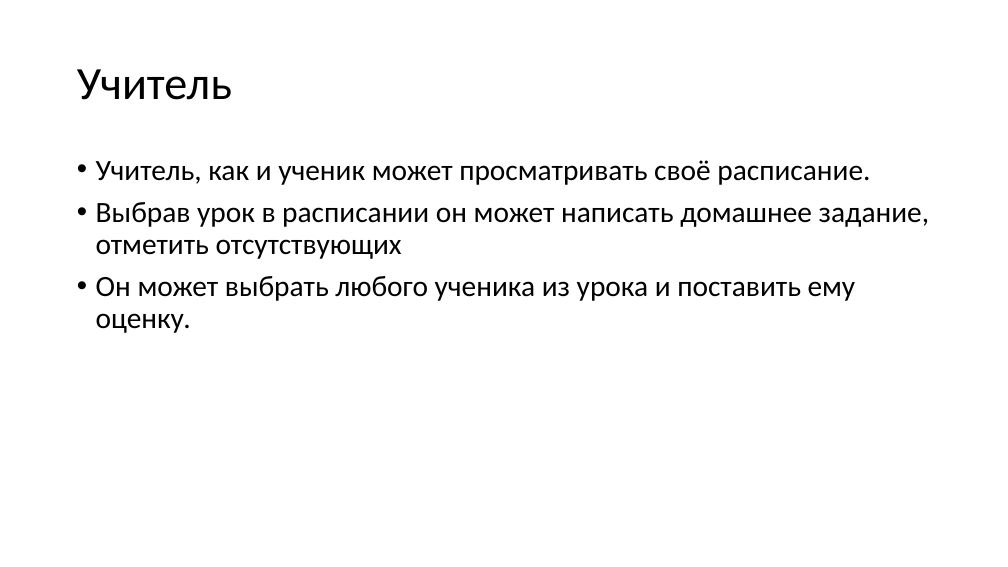
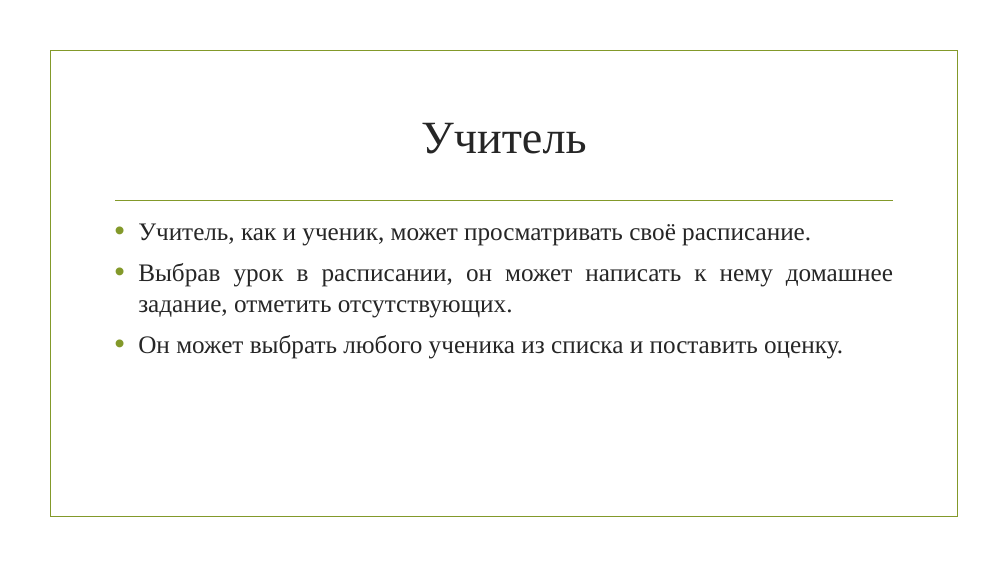
Before and after one commit to CringeCode228/WebSite, a slide deck: slide 9 of Электронный дневник.pptx (slide 7 before the commit). Drawn at 1008x567 pixels with LibreOffice and Linux fonts; fonts in the diff are those of the drawing; background and template pictures are left out. Boxes give left, top, right and bottom in pixels: in the first picture for what was removed or moved away, otherwise in the second. Text is boxed around its words. In the diff, an @@ line names an element or a change of style, - is before the commit and + after.

```diff
--- a/Электронный дневник.pptx
+++ b/Электронный дневник.pptx
@@ rectangle added at [50,51,957,517], outline #83992A 1.25 pt @@
@@ title "Учитель": place and size @@
-title "Учитель" at [77,69,232,100]
+title "Учитель" at [421,122,586,154]
@@ title "Учитель" at [421,122,586,154]: font Calibri to Times New Roman, text colour #000000 to #262626; alignment left to centre; line spacing 0.9 to 1 @@
@@ line added from (116, 200) to (893, 200), #83992A 1.25 pt @@
@@ text at [138,223,893,359]: text changed; size 28 to 24 pt; font Calibri to Times New Roman; text colour #000000 to #262626 @@
-• Учитель, как и ученик может просматривать своё расписание.
-• Выбрав урок в расписании он может написать домашнее задание, отметить отсутствующих
-• Он может выбрать любого ученика из урока и поставить ему оценку.
+• Учитель, как и ученик, может просматривать своё расписание.
+• Выбрав урок в расписании, он может написать к нему домашнее задание, отметить отсутствующих.
+• Он может выбрать любого ученика из списка и поставить оценку.
```
Also in this commit, not shown: 7 other slides changed, 3 slides added, 1 slide removed, 2 other files.
